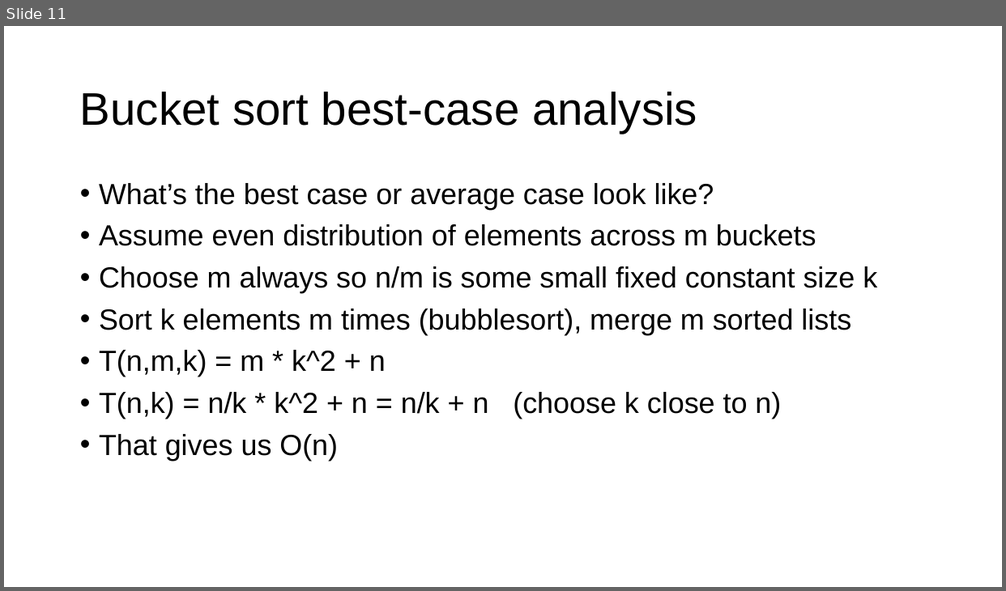
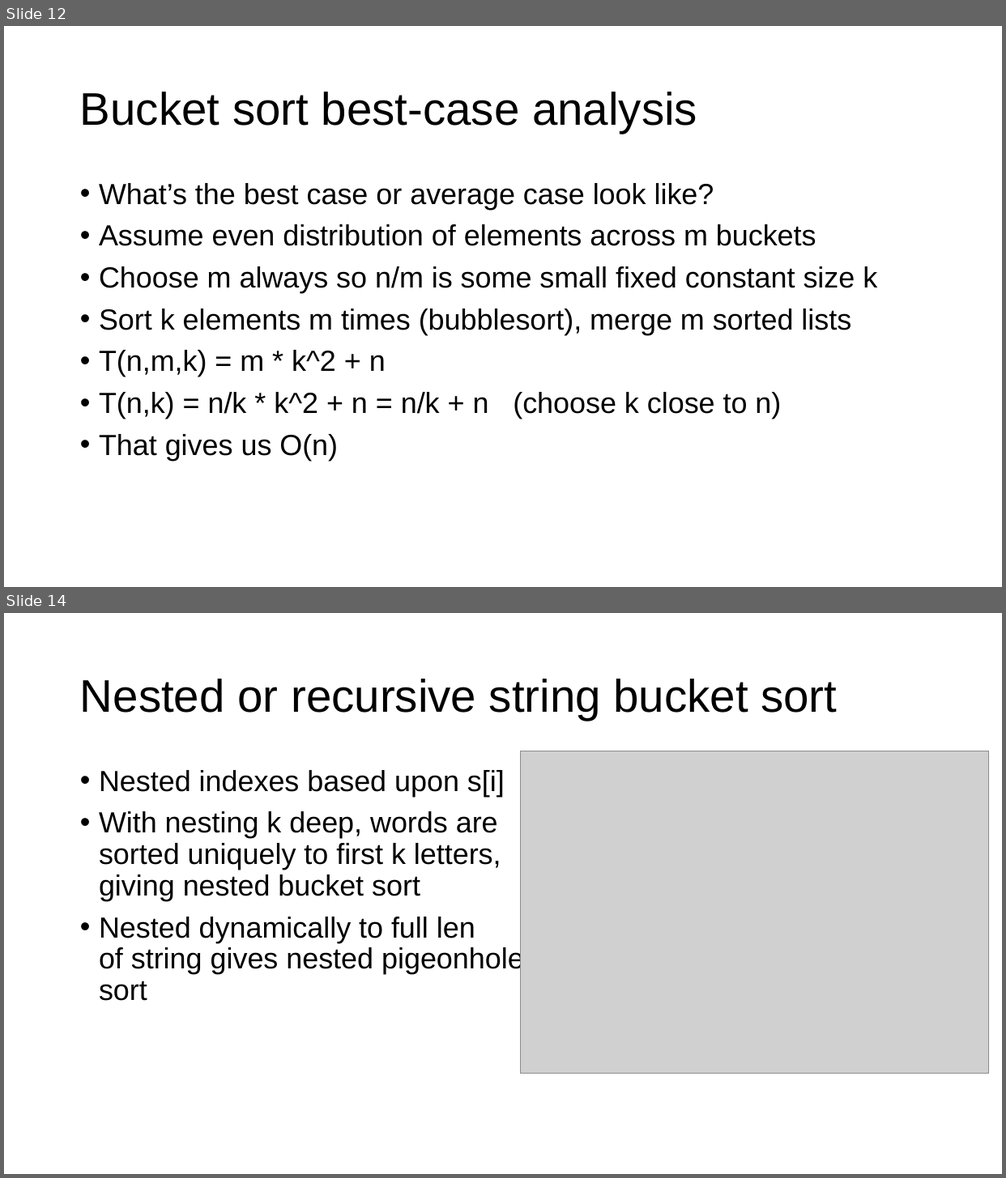
Before and after one commit to parrt/msds689, a slide deck: notes/sorting.pptx. Shown one above the other, each under a label of ours: slide 11 before the commit, slides 12 and 14 after it; the slides between them are not shown. The pictures are 1006x591 and 1006x1178 pixels, drawn with LibreOffice and Linux fonts; fonts in the diff are those of the drawing; grey boxes stand for pictures; background and template pictures are left out. Boxes give left, top, right and bottom in pixels: in the first picture for what was removed or moved away, otherwise in the second. Text is boxed around its words. In the diff, an @@ line names an element or a change of style, - is before the commit and + after.

```diff
--- a/notes/sorting.pptx
+++ b/notes/sorting.pptx
@@ slide 14 added at <box>4,613,1002,1174</box>, background #FFFFFF @@
@@ title added at <box>80,679,837,720</box>, 44 pt, text #000000 @@
+Nested or recursive string bucket sort
@@ picture added at <box>521,752,989,1073</box> @@
@@ text added at <box>99,770,524,1001</box>, 28 pt, text #000000 @@
+• Nested indexes based upon s[i]
+• With nesting k deep, words are
+  sorted uniquely to first k letters,
+  giving nested bucket sort
+• Nested dynamically to full len
+  of string gives nested pigeonhole
+  sort
@@ what was slide 11 is now slide 12 @@
```
Also in this commit, not shown: 4 slides changed, 1 other slide added, 3 other files.
